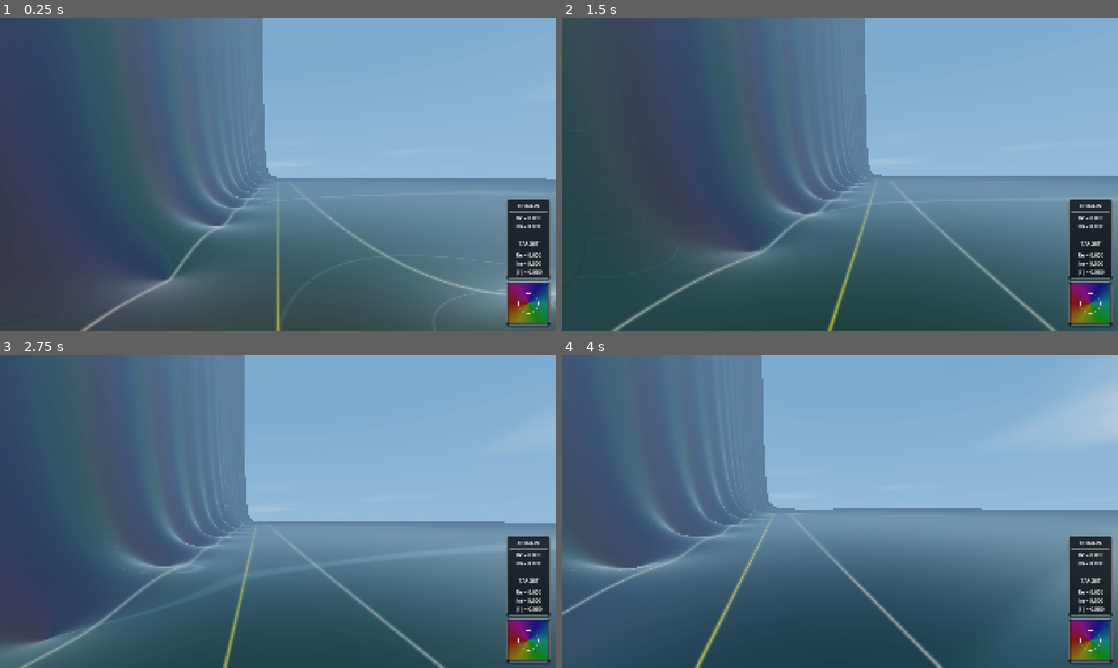
Above: before the commit, frames 1-4 (two rows, left to right).
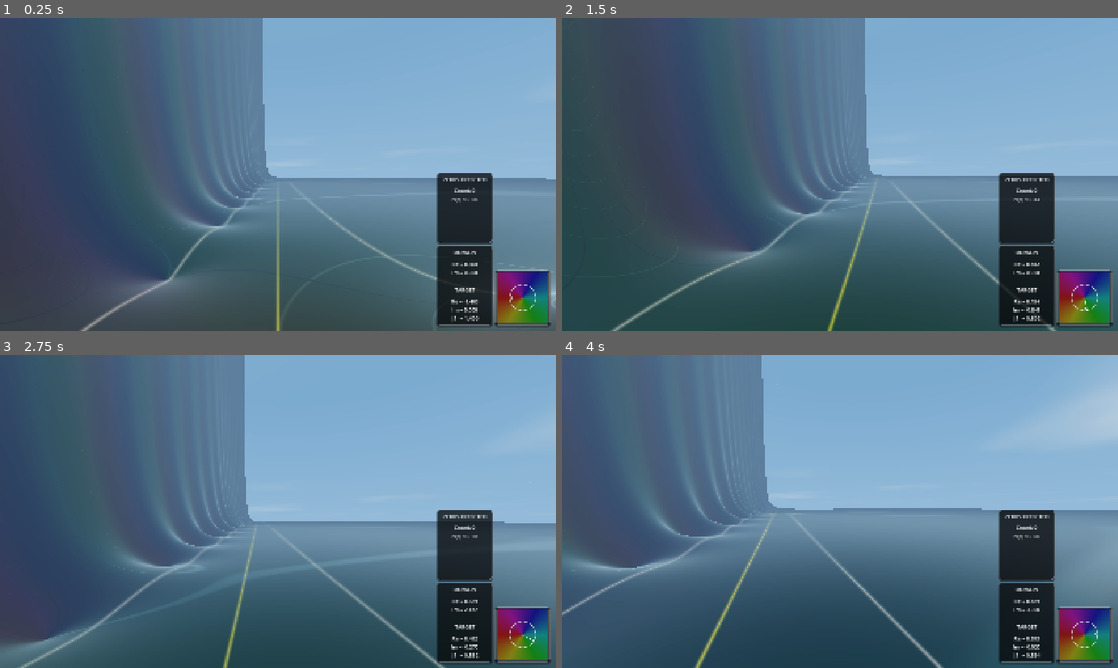
Above: after the commit, the same moments.

Repository: allanino/complex-functions-explorer
Game: Godot game, scene res://core/main.tscn
Two runs of this game, one before a commit and one after it. Both use one fixed random seed, a clock stepped at 60 frames per second and the inputs below.
Inputs (mouse positions are in pixels of both pictures, inside the frame that each line leads up to):
- Up to frame 1 (0.25 s): no input
- Up to frame 2 (1.5 s): tap Enter at 0.5 s; move the mouse to (867, 174) at 0.52 s; hold W (move_forward) from 0.53 s (still down); tap G at 0.6 s; click (867, 174) at 0.67 s; tap Space at 0.77 s; move the mouse to (812, 174) at 1.27 s; tap N at 1.35 s
- Up to frame 3 (2.75 s): keep holding W (move_forward); tap Space at 1.52 s; move the mouse to (289, 505) at 2.02 s; tap C at 2.1 s
- Up to frame 4 (4 s): keep holding W (move_forward); move the mouse to (834, 517) at 2.77 s; tap Z at 2.85 s; click (834, 517) at 2.92 s; tap Space at 3.02, 3.77 s; move the mouse to (878, 514) at 3.52 s; tap R at 3.6 s

The runs differ from the first frame. In frame 1, 8.0% of the frame differs, in the area x 78-100%, y 49-99%; in frame 2, 8.0%; in frame 3, 8.1%; in frame 4, 8.1%.
Error before the commit: Parse Error: Identifier "SLIDER_BINDINGS" not declared in the current scope. (res://ui/menu.gd:226)

Commit message:
Refactor main_ui.gd by extracting menu code to ui/menu.gd
This change decouples the MenuOverlay logic from the main UI HUD scripts.
- Extracted UI menu variables, `_initial` state trackers, and methods from `ui/main_ui.gd` to a new `ui/menu.gd` script.
- Configured signals (`apply_aa_signal`, `update_hud_layout_signal`, `toggle_menu_signal`) to allow `ui/menu.gd` to request UI updates and syncs safely with `main_ui.gd`.
- Fixed SLIDER_BINDINGS missing issue.
- Fixed preset controller integration by updating node paths properly.
- Removed unused signals.

Co-authored-by: allanino <5325241+allanino@users.noreply.github.com>

Diff:
--- a/ui/components/preset_controller.gd
+++ b/ui/components/preset_controller.gd
@@ -106,49 +106,49 @@
 	Config.apply_preset(preset_name)
 
 func _on_preset_applied():
-	main_ui._sync_ui_to_config()
+	main_ui.menu_overlay._sync_ui_to_config()
 	update_preset_button_text()
 
 func _on_preset_restore_pressed():
 	var preset_name = Config.current_preset.trim_suffix("*")
 	Config.restore_preset(preset_name)
-	main_ui._on_set_pos_pressed(false)
+	main_ui.menu_overlay._on_set_pos_pressed(false)
 
 func _connect_preset_dirtiers():
 	var on_changed = func(_val = null):
-		if not main_ui._syncing_ui:
+		if not main_ui.menu_overlay._syncing_ui:
 			update_preset_button_text()
 
 	# Connect sliders
 	for slider in [
-		main_ui.iter_slider, main_ui.zero_proximity_nav_slider, main_ui.zoom_slider, main_ui.zero_speed_slider,
-		main_ui.view_distance_slider, main_ui.day_duration_slider, main_ui.day_time_slider, main_ui.sunrise_slider,
-		main_ui.sky_luminosity_slider, main_ui.sun_luminosity_slider, main_ui.self_illumination_slider,
-		main_ui.fog_density_slider, main_ui.hud_scale_slider, main_ui.master_volume_slider, main_ui.bg_music_slider,
-		main_ui.drone_slider, main_ui.brightness_slider, main_ui.saturation_slider, main_ui.albedo_slider,
-		main_ui.emission_slider, main_ui.metallic_slider, main_ui.roughness_slider, main_ui.surface_texture_slider,
-		main_ui.multivalued_slider
+		main_ui.menu_overlay.iter_slider, main_ui.menu_overlay.zero_proximity_nav_slider, main_ui.menu_overlay.zoom_slider, main_ui.menu_overlay.zero_speed_slider,
+		main_ui.menu_overlay.view_distance_slider, main_ui.menu_overlay.day_duration_slider, main_ui.menu_overlay.day_time_slider, main_ui.menu_overlay.sunrise_slider,
+		main_ui.menu_overlay.sky_luminosity_slider, main_ui.menu_overlay.sun_luminosity_slider, main_ui.menu_overlay.self_illumination_slider,
+		main_ui.menu_overlay.fog_density_slider, main_ui.menu_overlay.hud_scale_slider, main_ui.menu_overlay.master_volume_slider, main_ui.menu_overlay.bg_music_slider,
+		main_ui.menu_overlay.drone_slider, main_ui.menu_overlay.brightness_slider, main_ui.menu_overlay.saturation_slider, main_ui.menu_overlay.albedo_slider,
+		main_ui.menu_overlay.emission_slider, main_ui.menu_overlay.metallic_slider, main_ui.menu_overlay.roughness_slider, main_ui.menu_overlay.surface_texture_slider,
+		main_ui.menu_overlay.multivalued_slider
 	]:
 		if slider and slider.has_signal("value_changed"):
 			slider.value_changed.connect(on_changed)
 
 	# Connect checkboxes
 	for cb in [
-		main_ui.curves_checkbox, main_ui.critical_checkbox, main_ui.flow_checkbox, main_ui.hud_complex_checkbox,
-		main_ui.hud_navigation_checkbox, main_ui.hud_zeros_checkbox, main_ui.rvm_checkbox,
-		main_ui.hud_monitor_fps_checkbox, main_ui.hud_monitor_chunks_checkbox, main_ui.shadows_checkbox,
-		main_ui.auto_walk_checkbox, main_ui.freeze_time_checkbox
+		main_ui.menu_overlay.curves_checkbox, main_ui.menu_overlay.critical_checkbox, main_ui.menu_overlay.flow_checkbox, main_ui.menu_overlay.hud_complex_checkbox,
+		main_ui.menu_overlay.hud_navigation_checkbox, main_ui.menu_overlay.hud_zeros_checkbox, main_ui.menu_overlay.rvm_checkbox,
+		main_ui.menu_overlay.hud_monitor_fps_checkbox, main_ui.menu_overlay.hud_monitor_chunks_checkbox, main_ui.menu_overlay.shadows_checkbox,
+		main_ui.menu_overlay.auto_walk_checkbox, main_ui.menu_overlay.freeze_time_checkbox
 	]:
 		if cb and cb.has_signal("toggled"):
 			cb.toggled.connect(on_changed)
 
 	# Connect buttons/option buttons
-	for ob in [main_ui.func_button, main_ui.height_button, main_ui.terrain_detail_button, main_ui.aa_button, main_ui.color_scheme_button]:
+	for ob in [main_ui.menu_overlay.func_button, main_ui.menu_overlay.height_button, main_ui.menu_overlay.terrain_detail_button, main_ui.menu_overlay.aa_button, main_ui.menu_overlay.color_scheme_button]:
 		if ob and ob.has_signal("item_selected"):
 			ob.item_selected.connect(on_changed)
 
 	# Connect line edits
-	for le in [main_ui.speed_input, main_ui.camera_height_input, main_ui.height_a_input, main_ui.height_eps_input]:
+	for le in [main_ui.menu_overlay.speed_input, main_ui.menu_overlay.camera_height_input, main_ui.menu_overlay.height_a_input, main_ui.menu_overlay.height_eps_input]:
 		if le and le.has_signal("text_submitted"):
 			le.text_submitted.connect(on_changed)
 
--- a/ui/main_ui.gd
+++ b/ui/main_ui.gd
@@ -24,7 +24,6 @@
 var current_scale = 2.0
 var _last_zeros_visible: bool = false
 const BASE_HUD_PANEL_SIZE: float = 190.0
-var SLIDER_BINDINGS: Dictionary = {}
 
 func _ready():
 	portal_flash = ColorRect.new()
--- a/ui/menu.gd
+++ b/ui/menu.gd
@@ -1,8 +1,9 @@
 extends Control
+
+var SLIDER_BINDINGS: Dictionary = {}
 
 signal apply_aa_signal()
 signal update_hud_layout_signal()
-signal toggle_menu_signal(applied: bool)
 
 @export var player: Node3D
 @export var world_manager: Node
